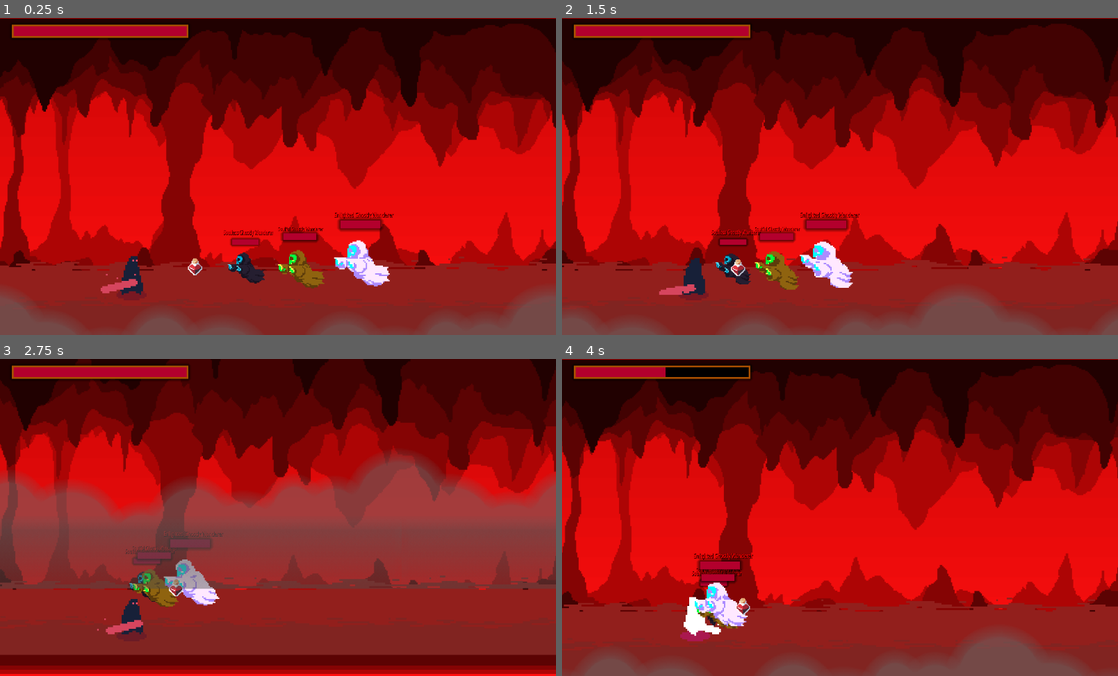
Above: before the commit, frames 1-4 (two rows, left to right).
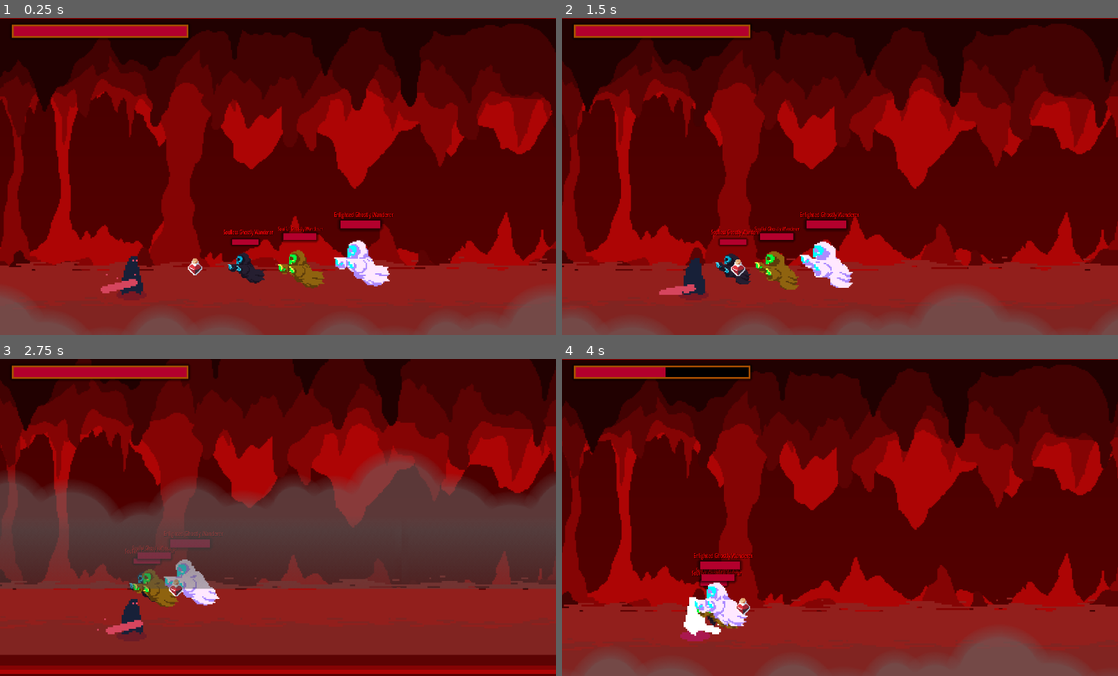
Above: after the commit, the same moments.

Repository: braticpetar/rule-of-three
Game: Godot game, scene res://test.tscn
The game is run twice, just before and just after one commit, with the same random seed, the same clock (stepped at 60 frames per second) and the same inputs. The project has no main scene, so this scene is started directly.
Inputs:
- Up to frame 1 (0.25 s): no input
- Up to frame 2 (1.5 s): hold D (right) 0.53-1.28 s; hold Shift (attack) 0.53-1.28 s; hold S (down) from 1.28 s (still down); tap Ctrl (dissolve) at 1.35 s
- Up to frame 3 (2.75 s): release S (down) at 2.03 s; hold D (right) from 2.03 s (still down); hold Shift (attack) from 2.03 s (still down)
- Up to frame 4 (4 s): release D (right) at 2.78 s; release Shift (attack) at 2.78 s; hold W (up) 2.78-3.53 s; tap Ctrl (dissolve) at 2.85 s; hold A (left) from 3.53 s (still down); hold Shift (attack) from 3.53 s (still down)

The runs differ from the first frame. In frame 1, 30% of the frame differs, in the area x 0-100%, y 23-79%; in frame 2, 31%; in frame 3, 30%; in frame 4, 31%.

Commit message:
recolored blood cave background

Diff:
--- a/levels/blood_cave/blood_cave.tscn
+++ b/levels/blood_cave/blood_cave.tscn
@@ -8,13 +8,14 @@
 [ext_resource type="Texture2D" uid="uid://cl0r7ewqa0frs" path="res://levels/blood_cave/0.png" id="6_xepsu"]
 [ext_resource type="Texture2D" uid="uid://r0ahke7xybbe" path="res://levels/blood_cave/5-scaled-red.png" id="7_j30f8"]
 
-[node name="ParallaxBackground" type="ParallaxBackground"]
+[node name="BloodCave" type="ParallaxBackground"]
 
 [node name="background" type="ParallaxLayer" parent="."]
 texture_filter = 1
 motion_scale = Vector2(0, 0)
 
 [node name="Sprite2D" type="Sprite2D" parent="background"]
+modulate = Color(0.34, 0, 0, 1)
 texture = ExtResource("1_wpu3v")
 centered = false
 
